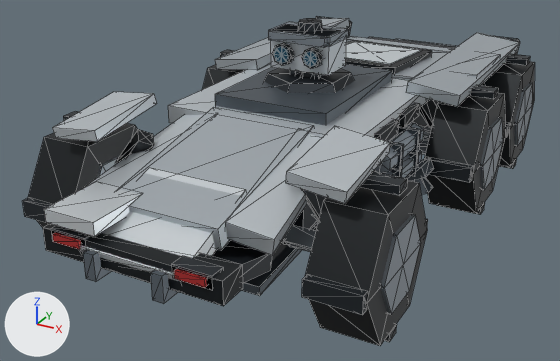
What one commit did to the glTF model assets/recon-rover-s/derived/meshopt/lod2/r47xs_recon_rover_d0_lod2.meshopt.glb.
One viewpoint serves both versions: a 50 mm lens placed at (2.37, -4.99, 2.59), pointed at (-0.2, -0.32, 0.26). Every picture has the same lights, and +X, +Y and +Z are marked at lower left. The first picture is the older version. Mesh edges are drawn as thin lines. Where no turn or scale is listed for an object, it has been applied to the vertices. Vertices at exactly the same position are counted once.

The scene before the commit, as lines of its bpy script (objects in view):
```python
me_mesh_0 = bpy.data.meshes.new('Mesh_0')
me_mesh_0.from_pydata(...)  # 1738 vertices, 2748 faces; spans x -1.2..1.18, y -2.36..2.39, z 0.0..1.47
me_mesh_0.materials.append(mat_rover_armor_palette)
ob_rover_static_body = bpy.data.objects.new('ROVER_STATIC_BODY', me_mesh_0)
ob_rover_static_body.location = (0.0, 0.0, 0.0)
```
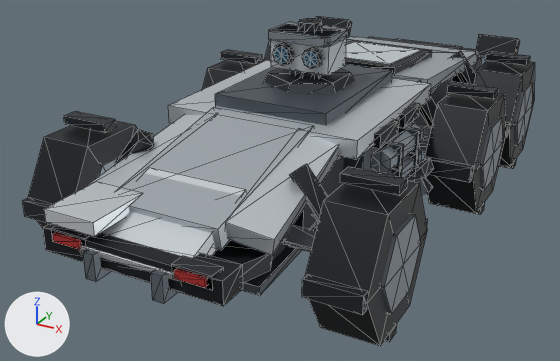
Pixel boxes [x1, y1, x2, y2] of what changed, in the pictures (560 x 361 px):
part 1 of me_mesh_0, deleted: before [285, 126, 390, 204]
part 2 of me_mesh_0, deleted: before [215, 18, 349, 70]
part 3 of me_mesh_0, deleted: before [461, 53, 500, 77]
part 4 of me_mesh_0, deleted: before [406, 32, 520, 107]
part 5 of me_mesh_0, deleted: before [53, 92, 156, 142]

Diff of the bpy script that builds the scene:
```diff
--- a/assets/recon-rover-s/derived/meshopt/lod2/r47xs_recon_rover_d0_lod2.meshopt.glb.py
+++ b/assets/recon-rover-s/derived/meshopt/lod2/r47xs_recon_rover_d0_lod2.meshopt.glb.py
@@ me_mesh_0 @@
 # used by ob_rover_static_body; location = (0.0, 0.0, 0.0)
-me_mesh_0.from_pydata(...)  # 1738 vertices, 2748 faces; spans x -1.2..1.18, y -2.36..2.39, z 0.0..1.47
+me_mesh_0.from_pydata(...)  # 1698 vertices, 2688 faces; spans x -1.2..1.18, y -2.36..2.39, z 0.0..1.47
+# me_mesh_0 part 1: the loose piece of 8 vertices spanning x 0.63..0.97, y -1.77..-1.19, z 0.93..1.11 is deleted
+# me_mesh_0 part 2: the loose piece of 8 vertices spanning x -0.99..-0.61, y 0.05..1.79, z 0.92..1.04 is deleted
+# me_mesh_0 part 3: the loose piece of 8 vertices spanning x 0.63..0.97, y 0.54..1.22, z 0.94..1.01 is deleted
+# me_mesh_0 part 4: the loose piece of 8 vertices spanning x 0.61..0.99, y 0.05..1.79, z 0.92..1.04 is deleted
+# me_mesh_0 part 5: the loose piece of 8 vertices spanning x -0.97..-0.63, y -1.77..-1.19, z 0.93..1.11 is deleted
 me_mesh_0.materials.append(mat_rover_armor_palette)
```
